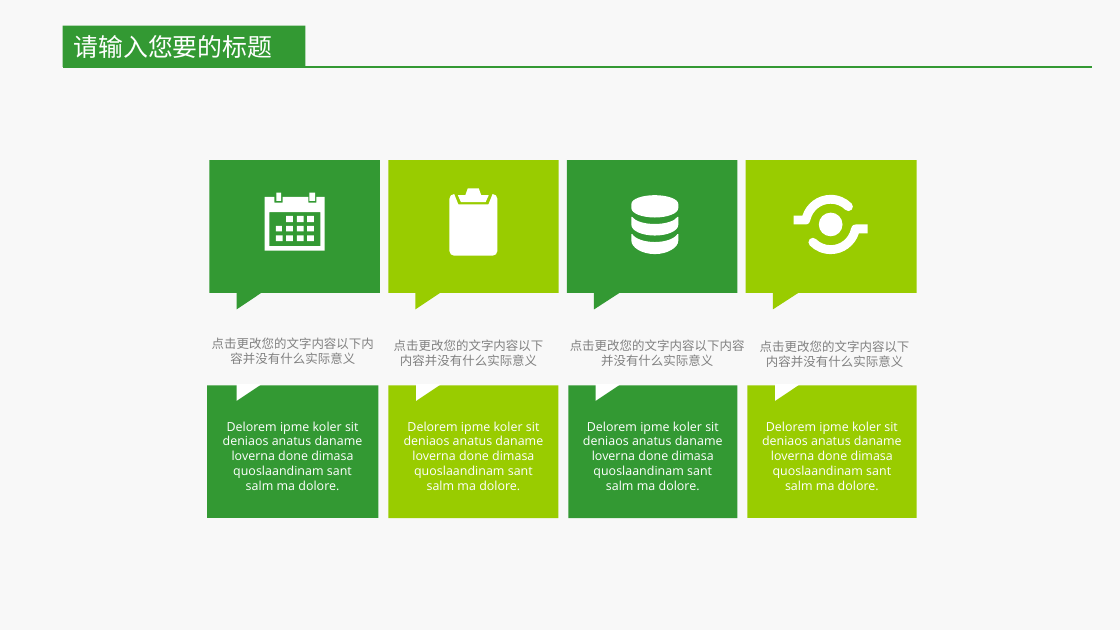
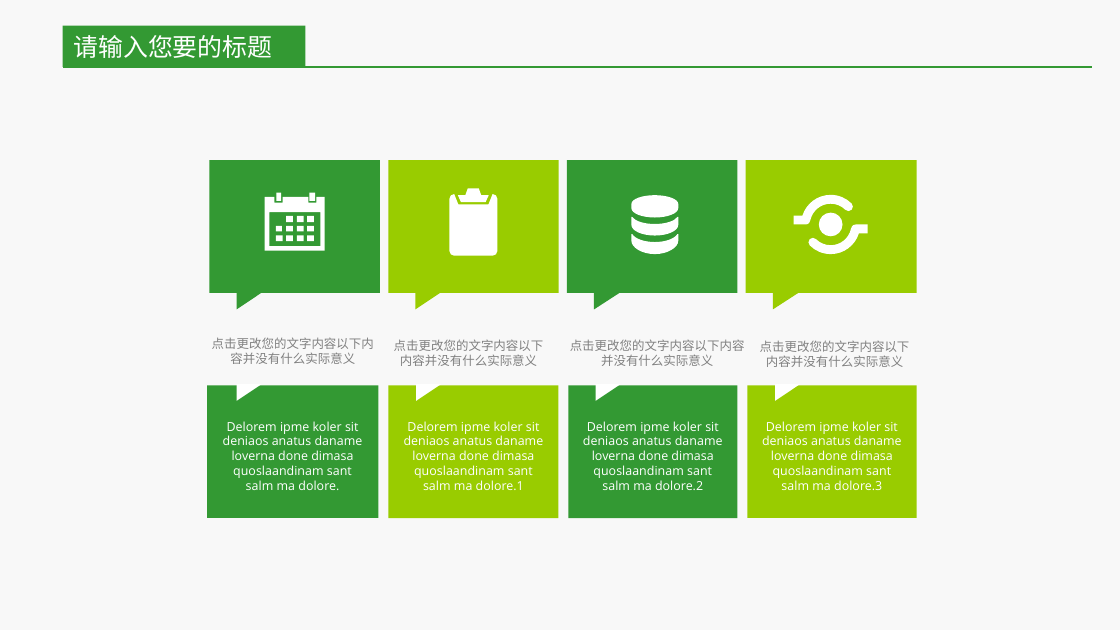
Before and after one commit to duanmenghuan/get_ppt_content, a slide deck: slide 4 of ppt/手捧绿叶保护环境PPT模板.pptx. Drawn at 1120x630 pixels with LibreOffice and Linux fonts; fonts in the diff are those of the drawing. Boxes give left, top, right and bottom in pixels: in the first picture for what was removed or moved away, otherwise in the second. Text is boxed around its words. In the diff, an @@ line names an element or a change of style, - is before the commit and + after.

```diff
--- a/ppt/手捧绿叶保护环境PPT模板.pptx
+++ b/ppt/手捧绿叶保护环境PPT模板.pptx
@@ text at bbox=[423, 480, 524, 490]: text changed @@
-salm ma dolore.
+salm ma dolore.1
@@ text at bbox=[602, 480, 703, 490]: text changed @@
-salm ma dolore.
+salm ma dolore.2
@@ text at bbox=[781, 480, 882, 490]: text changed @@
-salm ma dolore.
+salm ma dolore.3
```
Also in this commit, not shown: 17 other files.
